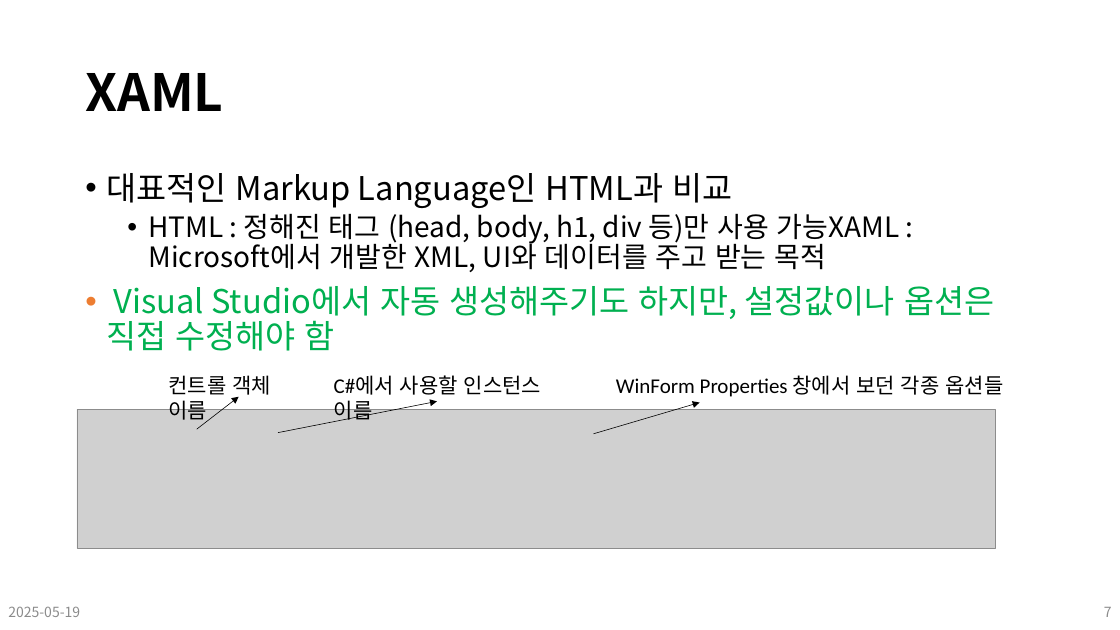
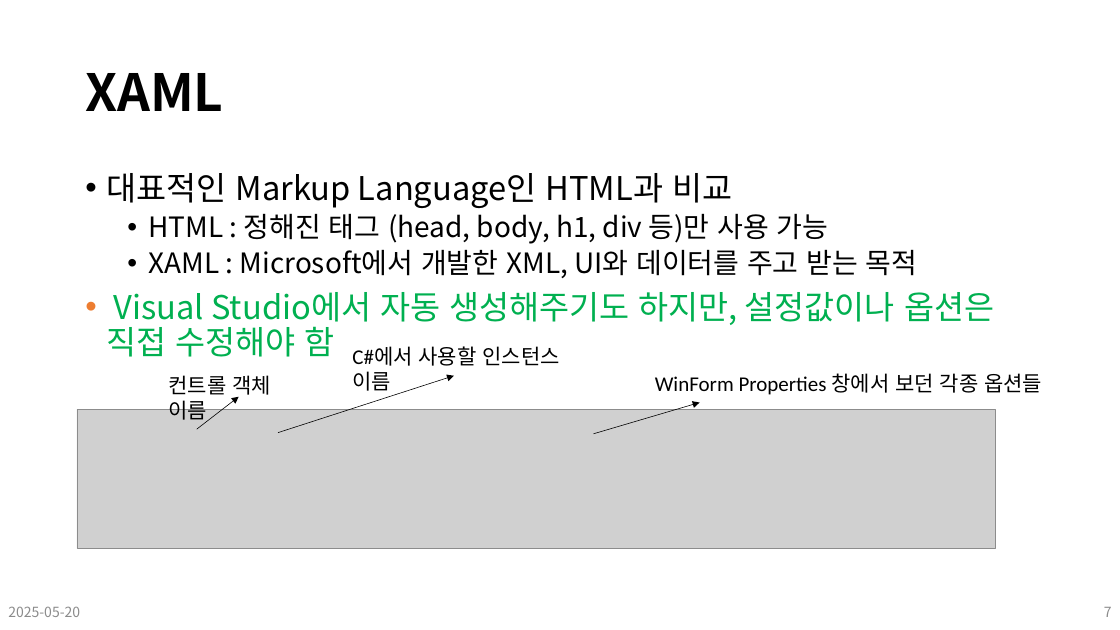
Before and after one commit to Leader-Lesson/KDT_SF_Short_5th, a slide deck: slide 7 of material/17_CSharp_WPF (기초, 기본 도구상자).pptx. Drawn at 1120x630 pixels with LibreOffice and Linux fonts; fonts in the diff are those of the drawing; grey boxes stand for pictures; background and template pictures are left out. Boxes give left, top, right and bottom in pixels: in the first picture for what was removed or moved away, otherwise in the second. Text is boxed around its words. In the diff, an @@ line names an element or a change of style, - is before the commit and + after.

Commit message:
lecture ready: 250520

```diff
--- a/material/17_CSharp_WPF (기초, 기본 도구상자).pptx
+++ b/material/17_CSharp_WPF (기초, 기본 도구상자).pptx
@@ text at (148,213,918,278): text changed @@
-  • HTML : 정해진 태그 (head, body, h1, div 등)만 사용 가능XAML : Microsoft에서 개발한 XML, UI와 데이터를 주고 받는 목적
+  • HTML : 정해진 태그 (head, body, h1, div 등)만 사용 가능
+  • XAML : Microsoft에서 개발한 XML, UI와 데이터를 주고 받는 목적
@@ text "C#에서 사용할 인스턴스 이름": place and size @@
-text "C#에서 사용할 인스턴스 이름" at (334,375,541,422)
+text "C#에서 사용할 인스턴스 이름" at (352,346,560,391)
@@ arrow moved from (278, 433) - (437, 402) to (278, 433) - (454, 376) @@
@@ text "WinForm Properties 창에서 보던 각종 ...": place and size @@
-text "WinForm Properties 창에서 보던 각종 ..." at (616,375,1003,397)
+text "WinForm Properties 창에서 보던 각종 ..." at (655,373,1042,395)
@@ text at (8,606,80,617): text changed @@
-2025-05-19
+2025-05-20
```
Also in this commit, not shown: 7 other slides changed, 20 other files.
